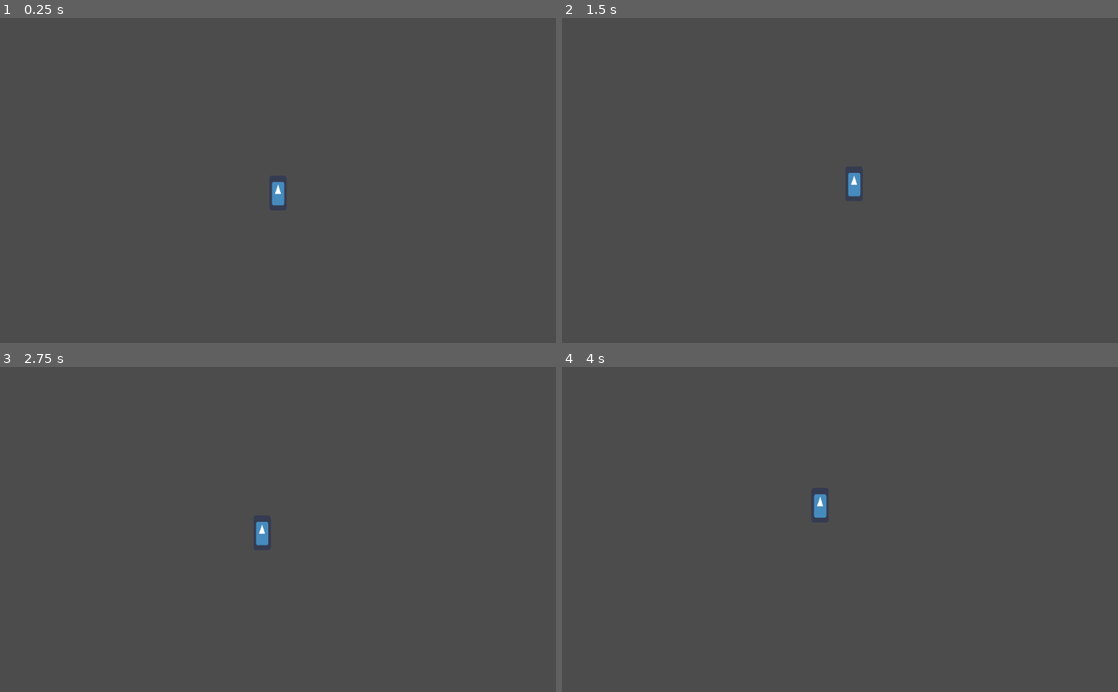
Above: before the commit, frames 1-4 (two rows, left to right).
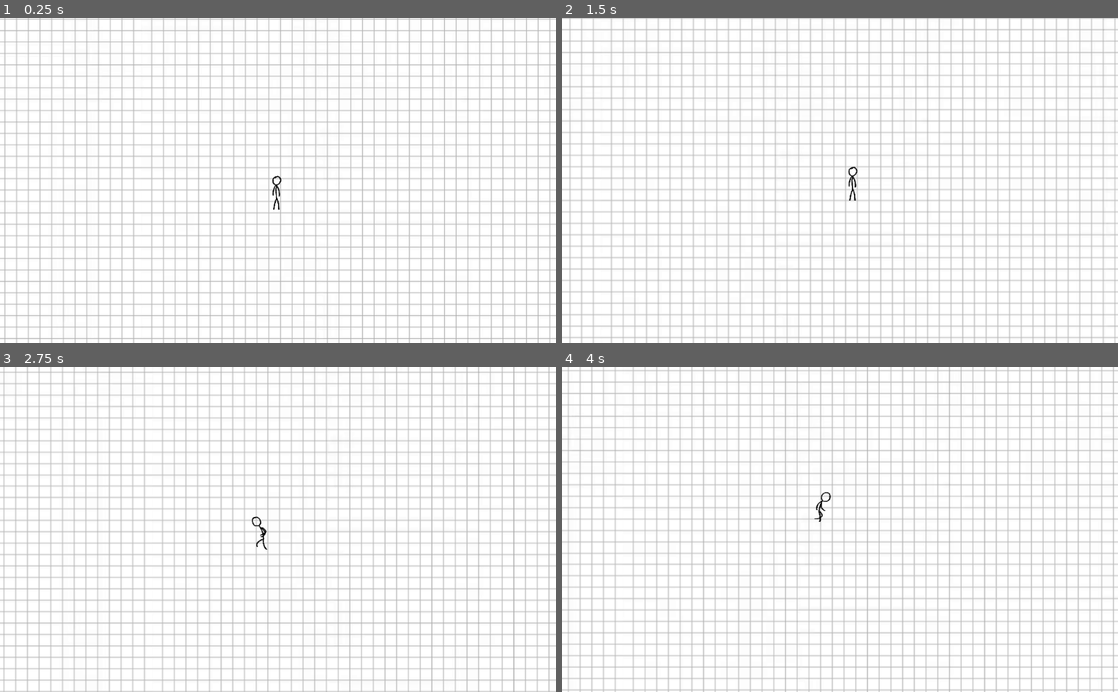
Above: after the commit, the same moments.

Repository: DominickRobinson/Supreme-Hen-Donkey
Game: Godot game, scene res://DemoScene.tscn
The game is run twice, just before and just after one commit, with the same random seed, the same clock (stepped at 60 frames per second) and the same inputs. The engine's default icon, where the game draws it, is replaced by a stand-in: a white triangle on a blue panel in a dark square.
Inputs:
- Up to frame 1 (0.25 s): no input
- Up to frame 2 (1.5 s): hold D (right) from 0.53 s (still down); tap Space (jump) at 0.77 s
- Up to frame 3 (2.75 s): tap Space (jump) at 1.52 s; release D (right) at 2.03 s; hold A (left) from 2.03 s (still down)
- Up to frame 4 (4 s): release A (left) at 2.78 s; hold D (right) from 2.78 s (still down); tap Space (jump) at 3.02, 3.77 s

The runs differ from the first frame. In frame 1, 100% of the frame differs, in the area x 0-100%, y 0-100%; in frame 2, 100%; in frame 3, 100%; in frame 4, 100%.

Commit message:
Added animations

Diff:
--- a/Supreme-Hen-Donkey/DemoScene.tscn
+++ b/Supreme-Hen-Donkey/DemoScene.tscn
@@ -1,12 +1,19 @@
-[gd_scene load_steps=4 format=2]
+[gd_scene load_steps=5 format=2]
 
 [ext_resource path="res://Player.tscn" type="PackedScene" id=1]
 [ext_resource path="res://Launcher.tscn" type="PackedScene" id=2]
+[ext_resource path="res://GCS - SHD/blocks and stuff/notebook1.png" type="Texture" id=3]
 
 [sub_resource type="RectangleShape2D" id=1]
 extents = Vector2( 30, 30 )
 
 [node name="DemoScene" type="Node2D"]
+
+[node name="Sprite" type="Sprite" parent="."]
+position = Vector2( -76, 471 )
+texture = ExtResource( 3 )
+region_enabled = true
+region_rect = Rect2( 0, 0, 10000, 1500 )
 
 [node name="Player" parent="." instance=ExtResource( 1 )]
 position = Vector2( 63, 376 )
@@ -28,7 +35,7 @@
 position = Vector2( 66, 457 )
 
 [node name="Box" type="RigidBody2D" parent="."]
-position = Vector2( 376, 236 )
+position = Vector2( 373, 236 )
 collision_layer = 3
 collision_mask = 3
 mass = 0.5
--- a/Supreme-Hen-Donkey/Player.gd
+++ b/Supreme-Hen-Donkey/Player.gd
@@ -50,7 +50,15 @@
 			apply_central_impulse(Vector2(-WALL_JUMP_HORIZONTAL_SPEED, -WALL_JUMP_VERTICAL_SPEED))
 		# Otherwise, we're not on a wall or floor, so don't jump
 
+	if x != 0:
+		$AnimatedSprite.animation = "Running"
+	else:
+		$AnimatedSprite.animation = "Idle"
 
+	if x > 0:
+		$AnimatedSprite.flip_h = false
+	elif x < 0:
+		$AnimatedSprite.flip_h = true
 ## Helper functions
 # Gets if the center jump zone detects a floor (player is definitely on a floor)
 func is_on_floor():
--- a/Supreme-Hen-Donkey/Player.tscn
+++ b/Supreme-Hen-Donkey/Player.tscn
@@ -1,7 +1,19 @@
-[gd_scene load_steps=8 format=2]
+[gd_scene load_steps=21 format=2]
 
-[ext_resource path="res://icon.png" type="Texture" id=1]
+[ext_resource path="res://GCS - SHD/animation/Stick people/Idle/Idle-1.png" type="Texture" id=1]
 [ext_resource path="res://Player.gd" type="Script" id=2]
+[ext_resource path="res://GCS - SHD/animation/Stick people/Idle/Idle-2.png" type="Texture" id=3]
+[ext_resource path="res://GCS - SHD/animation/Stick people/Idle/Idle-3.png" type="Texture" id=4]
+[ext_resource path="res://GCS - SHD/animation/Stick people/Idle/Idle-4.png" type="Texture" id=5]
+[ext_resource path="res://GCS - SHD/animation/Stick people/Idle/Idle-5.png" type="Texture" id=6]
+[ext_resource path="res://GCS - SHD/animation/Stick people/Idle/Idle-6.png" type="Texture" id=7]
+[ext_resource path="res://GCS - SHD/animation/Stick people/Running/Run-7.png" type="Texture" id=8]
+[ext_resource path="res://GCS - SHD/animation/Stick people/Running/Run-1.png" type="Texture" id=9]
+[ext_resource path="res://GCS - SHD/animation/Stick people/Running/Run-2.png" type="Texture" id=10]
+[ext_resource path="res://GCS - SHD/animation/Stick people/Running/Run-5.png" type="Texture" id=11]
+[ext_resource path="res://GCS - SHD/animation/Stick people/Running/Run-4.png" type="Texture" id=12]
+[ext_resource path="res://GCS - SHD/animation/Stick people/Running/Run-6.png" type="Texture" id=13]
+[ext_resource path="res://GCS - SHD/animation/Stick people/Running/Run-3.png" type="Texture" id=14]
 
 [sub_resource type="CapsuleShape2D" id=6]
 radius = 16.0
@@ -19,12 +31,26 @@
 [sub_resource type="RectangleShape2D" id=5]
 extents = Vector2( 10, 5 )
 
+[sub_resource type="SpriteFrames" id=7]
+animations = [ {
+"frames": [ ExtResource( 1 ), ExtResource( 3 ), ExtResource( 4 ), ExtResource( 5 ), ExtResource( 6 ), ExtResource( 7 ) ],
+"loop": true,
+"name": "Idle",
+"speed": 10.0
+}, {
+"frames": [ ExtResource( 9 ), ExtResource( 10 ), ExtResource( 14 ), ExtResource( 12 ), ExtResource( 11 ), ExtResource( 13 ), ExtResource( 8 ) ],
+"loop": true,
+"name": "Running",
+"speed": 15.0
+} ]
+
 [node name="Player" type="RigidBody2D"]
 mode = 2
 script = ExtResource( 2 )
 
 [node name="Sprite" type="Sprite" parent="."]
-scale = Vector2( 0.5, 1 )
+visible = false
+scale = Vector2( 0.125, 0.125 )
 texture = ExtResource( 1 )
 __meta__ = {
 "_edit_lock_": true
@@ -87,3 +113,10 @@
 [node name="Camera2D" type="Camera2D" parent="."]
 current = true
 smoothing_enabled = true
+
+[node name="AnimatedSprite" type="AnimatedSprite" parent="."]
+scale = Vector2( 0.125, 0.125 )
+frames = SubResource( 7 )
+animation = "Running"
+frame = 2
+playing = true
--- a/Supreme-Hen-Donkey/project.godot
+++ b/Supreme-Hen-Donkey/project.godot
@@ -29,11 +29,13 @@
 left={
 "deadzone": 0.5,
 "events": [ Object(InputEventKey,"resource_local_to_scene":false,"resource_name":"","device":0,"alt":false,"shift":false,"control":false,"meta":false,"command":false,"pressed":false,"scancode":0,"physical_scancode":65,"unicode":0,"echo":false,"script":null)
+, Object(InputEventKey,"resource_local_to_scene":false,"resource_name":"","device":0,"alt":false,"shift":false,"control":false,"meta":false,"command":false,"pressed":false,"scancode":0,"physical_scancode":16777231,"unicode":0,"echo":false,"script":null)
  ]
 }
 right={
 "deadzone": 0.5,
 "events": [ Object(InputEventKey,"resource_local_to_scene":false,"resource_name":"","device":0,"alt":false,"shift":false,"control":false,"meta":false,"command":false,"pressed":false,"scancode":0,"physical_scancode":68,"unicode":0,"echo":false,"script":null)
+, Object(InputEventKey,"resource_local_to_scene":false,"resource_name":"","device":0,"alt":false,"shift":false,"control":false,"meta":false,"command":false,"pressed":false,"scancode":0,"physical_scancode":16777233,"unicode":0,"echo":false,"script":null)
  ]
 }
 jump={
Binary file added: Supreme-Hen-Donkey/GCS - SHD/animation/Stick people/Idle/Idle-1.png
Not shown, added: Supreme-Hen-Donkey/GCS - SHD/animation/Stick people/Idle/Idle-1.png.import
Binary file added: Supreme-Hen-Donkey/GCS - SHD/animation/Stick people/Idle/Idle-2.png
Not shown, added: Supreme-Hen-Donkey/GCS - SHD/animation/Stick people/Idle/Idle-2.png.import
Binary file added: Supreme-Hen-Donkey/GCS - SHD/animation/Stick people/Idle/Idle-3.png
Not shown, added: Supreme-Hen-Donkey/GCS - SHD/animation/Stick people/Idle/Idle-3.png.import
Binary file added: Supreme-Hen-Donkey/GCS - SHD/animation/Stick people/Idle/Idle-4.png
Not shown, added: Supreme-Hen-Donkey/GCS - SHD/animation/Stick people/Idle/Idle-4.png.import
Binary file added: Supreme-Hen-Donkey/GCS - SHD/animation/Stick people/Idle/Idle-5.png
Not shown, added: Supreme-Hen-Donkey/GCS - SHD/animation/Stick people/Idle/Idle-5.png.import
Binary file added: Supreme-Hen-Donkey/GCS - SHD/animation/Stick people/Idle/Idle-6.png
Not shown, added: Supreme-Hen-Donkey/GCS - SHD/animation/Stick people/Idle/Idle-6.png.import
(and 72 more such lines)
